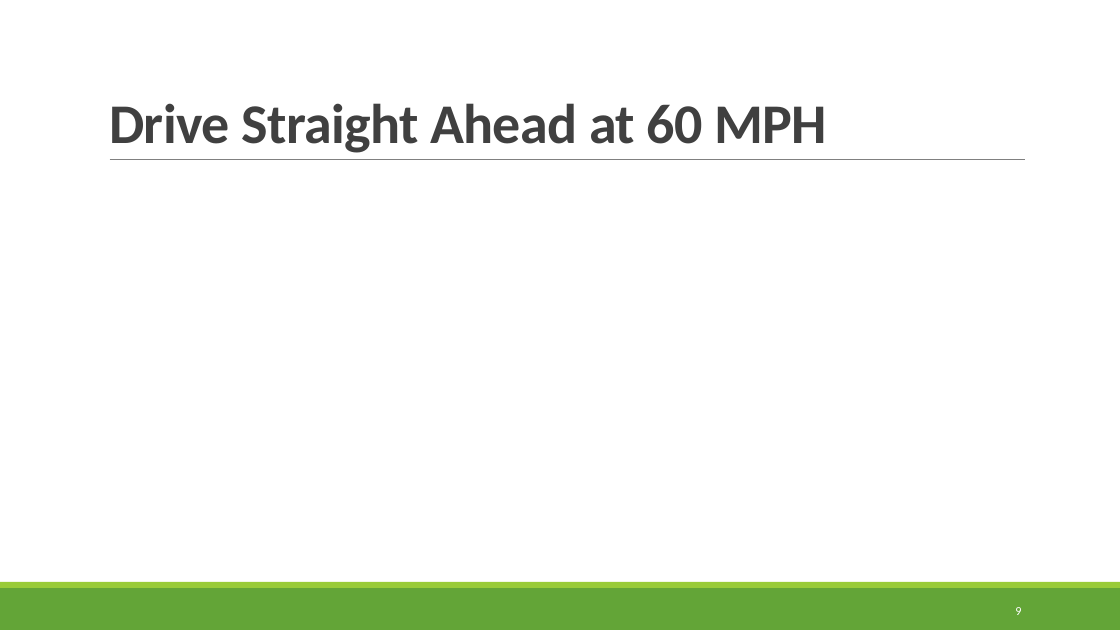
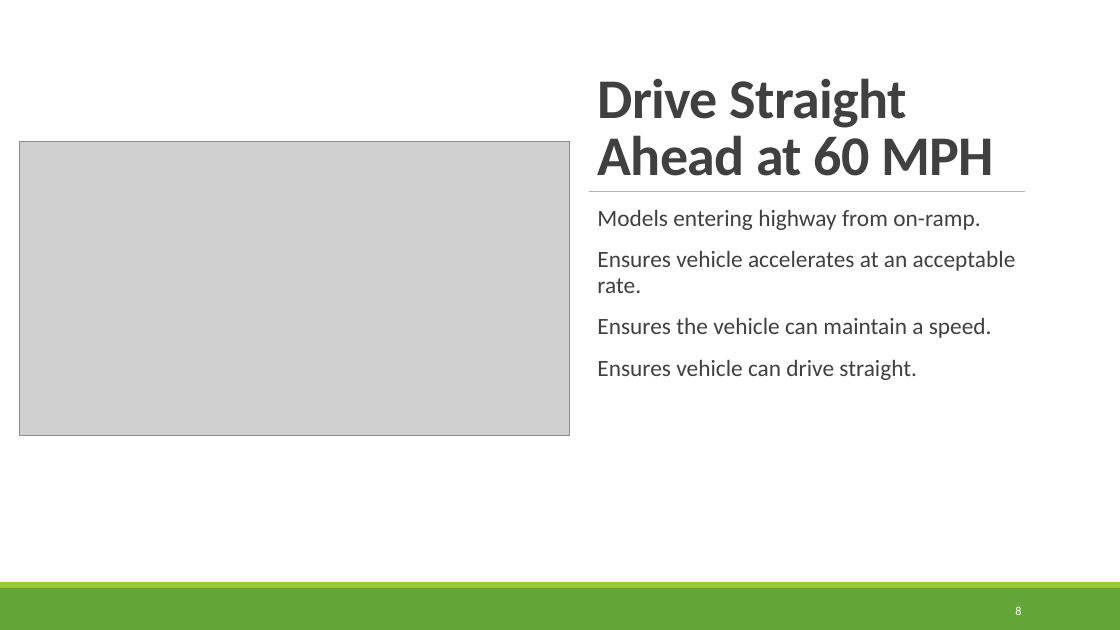
Before and after one commit to TytanRock/ECE-5734-Project, a slide deck: slide 8 of Project Progress Presentaion.pptx (slide 9 before the commit). Drawn at 1120x630 pixels with LibreOffice and Linux fonts; fonts in the diff are those of the drawing; grey boxes stand for pictures. Boxes give left, top, right and bottom in pixels: in the first picture for what was removed or moved away, otherwise in the second. Text is boxed around its words. In the diff, an @@ line names an element or a change of style, - is before the commit and + after.

```diff
--- a/Project Progress Presentaion.pptx
+++ b/Project Progress Presentaion.pptx
@@ rectangle added at (0, 0, 1120, 582), fill #FFFFFF @@
@@ title "Drive Straight Ahead at 60 ..." rewrapped from (109, 103, 827, 153) to (597, 78, 994, 176) @@
@@ picture added at (19, 142, 570, 436) @@
@@ line removed from (110, 160) to (1026, 160) @@
@@ line added from (589, 192) to (1026, 192), #808080 0.5 pt @@
@@ text added at (597, 210, 1016, 380), 20 pt, text #404040 @@
+  Models entering highway from on-ramp.
+  Ensures vehicle accelerates at an acceptable rate.
+  Ensures the vehicle can maintain a speed.
+  Ensures vehicle can drive straight.
@@ page number at (1015, 606, 1021, 615): text changed @@
-9
+8
```
Also in this commit, not shown: 6 other slides changed, 2 slides added, 3 slides removed, 7 other files.
